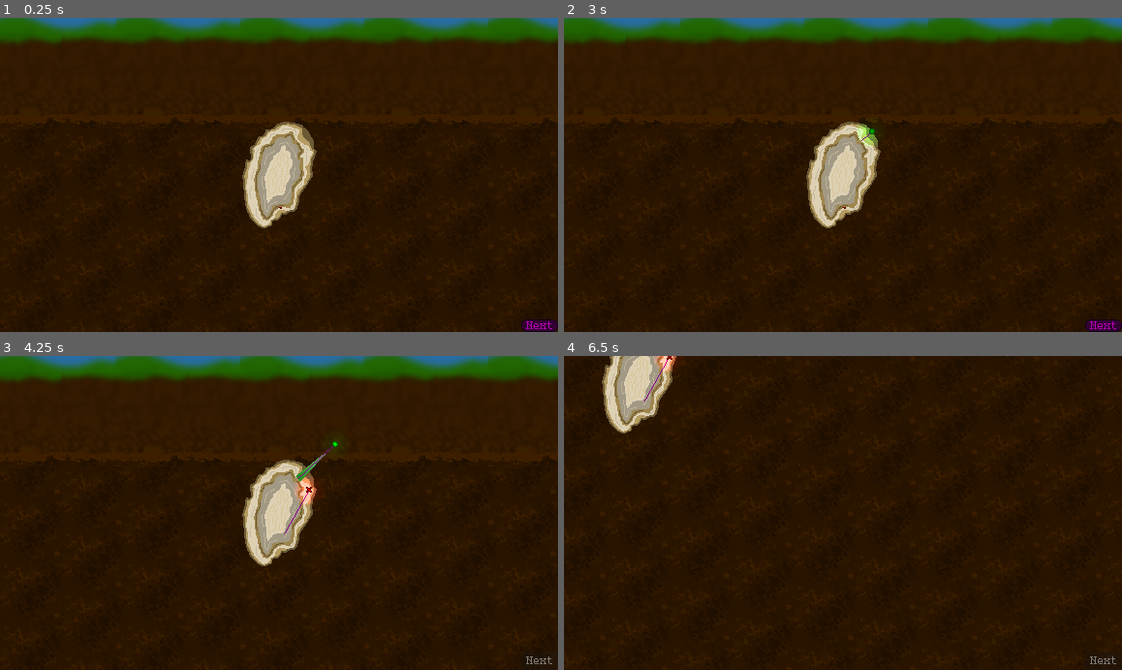
Above: before the commit, frames 1-4 (two rows, left to right).
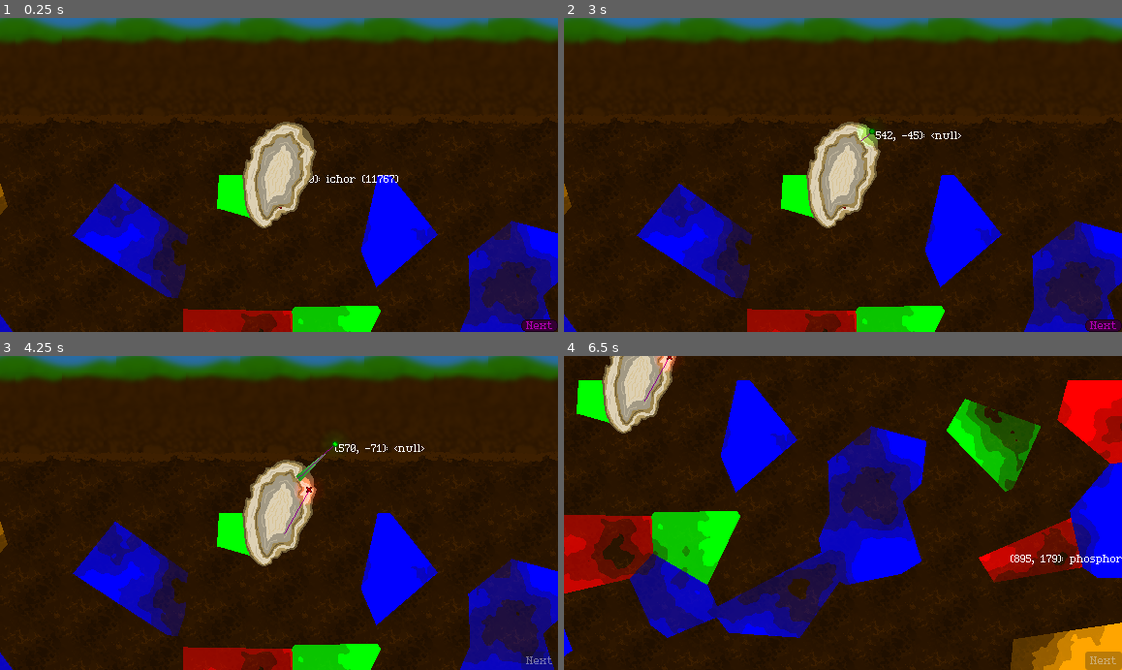
Above: after the commit, the same moments.

Repository: dragonryan06/trellis
Game: Godot game, scene res://test_world.tscn
Two runs of this game, one before a commit and one after it. Both use one fixed random seed, a clock stepped at 60 frames per second and the inputs below.
Inputs (mouse positions are in pixels of both pictures, inside the frame that each line leads up to):
- Up to frame 1 (0.25 s): no input
- Up to frame 2 (3 s): click "Next" at 0.5 s; click "Next" at 1.25 s; click "Next" at 2 s; tap Enter at 2.75 s; drag from (859, 143) to (898, 105) at 2.77 s
- Up to frame 3 (4.25 s): tap Space at 3.5 s; drag from (279, 544) to (334, 443) at 3.52 s
- Up to frame 4 (6.5 s): move the mouse to (898, 443) at 4.27 s; hold Right (camera_pan_right) 4.28-5 s; click (898, 443) at 4.42 s; drag from (815, 575) to (742, 491) at 5.02 s; tap Enter at 5.75 s; move the mouse to (1010, 560) at 5.77 s; hold Down (camera_pan_down) from 5.78 s (still down); click (1010, 560) at 5.92 s

The runs differ from the first frame. In frame 1, 15% of the frame differs, in the area x 0-100%, y 50-100%; in frame 2, 15%; in frame 3, 15%; in frame 4, 34%, in the area x 0-100%, y 7-100%.
Error before the commit: Parse Error: Could not find type "ResourceVein" in the current scope. (res://generation/soil_resources.gd:12)

Commit message:
I think somehow the resource_vein file didn't get committed in earlier oops

Diff:
--- /dev/null
+++ b/generation/resource_vein.gd
@@ -0,0 +1,37 @@
+class_name ResourceVein
+
+const COLOR_TABLE: Dictionary[String, Color] = {
+	"nothing" : Color("transparent"),
+	"water" : Color("blue"),
+	"ichor" : Color("green"),
+	"phosphor" : Color("red"),
+	"ambrose" : Color("orange")
+}
+const WEIGHT_TABLE: Dictionary[String, float] = {
+	"nothing" : 0.75,
+	"water" : 0.125,
+	"ichor" : 0.0416,
+	"phosphor" : 0.0416,
+	"ambrose" : 0.0416
+}
+
+var type: String
+
+# The position of the voronoi seed that spawned this vein.
+var position: Vector2i:
+	get():
+		return positions[0]
+	set(value):
+		positions[0] = value
+
+# All voronoi seed positions in this vein, including merged neighbors.
+var positions: Array[Vector2i] = [Vector2i(-1, -1)]
+
+var color: Color:
+	get():
+		return COLOR_TABLE[type]
+
+var volume := 0
+
+func _to_string() -> String:
+	return "%s (%d)" % [type, volume]
--- a/generation/soil_resources.gd
+++ b/generation/soil_resources.gd
@@ -1,7 +1,7 @@
 extends Node2D
 
 const IMAGE_DIM := Vector2i(1024, 512)
-const GRID_DIM := Vector2i(8, 8)
+const GRID_DIM := Vector2i(10, 10)
 
 ## Every "chunk" spawns one voronoi seed, which later becomes a resource vein.
 ## To find what resource vein you lie in the voronoi region of, first find the
Not shown, added: generation/resource_vein.gd.uid
